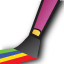
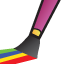
Layered file, before and after one edit (64px x 64px). Changes by layer:
hid "shadow" over bbox(2, 0, 64, 64)
